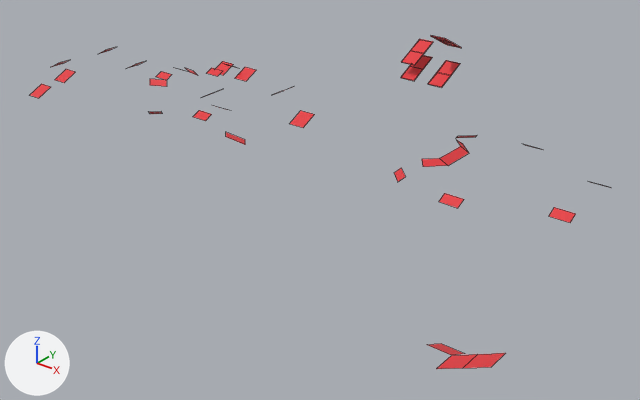
An edit to the FBX model Assets/Meshes/Environment/ModularKits/Encounter_001/Encounter_001_Stairs.fbx, drawn before and after from the same camera.
Camera for both pictures: a 50 mm camera at (49.1, -224.4, 61.9) aimed at (-59.7, -88.5, -22.4). Arrows for +X, +Y and +Z are at lower left; the lights stay in place. Mesh edges are drawn as thin lines. Where no turn or scale is listed for an object, it has been applied to the vertices. Vertices at the same position are counted once.

Before the edit, the objects in view are built like this:
```python
me_encounter_001_stairs = bpy.data.meshes.new('Encounter_001_Stairs')
me_encounter_001_stairs.from_pydata(...)  # 186 vertices, 80 faces; spans x -88.0..74.0, y -96.0..4.0, z -10.0..8.0
me_encounter_001_stairs.materials.append(mat_stairs_001)  # red #e7363c
ob_encounter_001_stairs = bpy.data.objects.new('Encounter_001_Stairs', me_encounter_001_stairs)
ob_encounter_001_stairs.location = (-66.0, -42.0, -3.0)
```
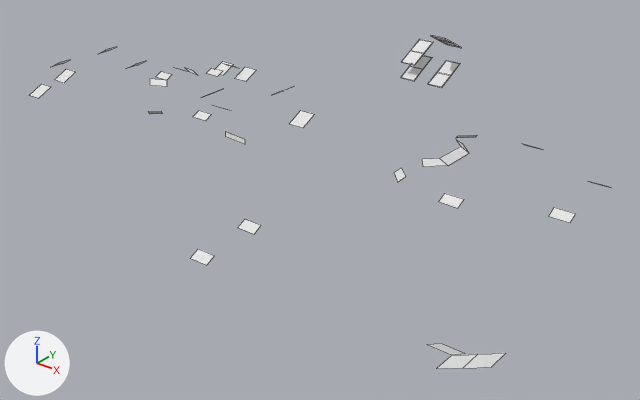
Where the change shows, as pixel boxes [x1, y1, x2, y2] in the pictures (640 x 400 px):
```json
{"part": 1, "of": "me_encounter_001_stairs", "change": "added", "after": [238, 219, 261, 234]}
{"part": 2, "of": "me_encounter_001_stairs", "change": "added", "after": [191, 249, 214, 265]}
{"part": 3, "of": "me_encounter_001_stairs", "change": "recoloured", "before": [30, 35, 575, 369], "after": [30, 35, 575, 369], "on screen": "red to white"}
```

The change, as JSON lines over the scene's bpy script:
```json
{"block": "me_encounter_001_stairs", "where": "# used by ob_encounter_001_stairs; location = (-66.0, -42.0, -3.0)"}
{"op": "remove", "block": "me_encounter_001_stairs", "code": "me_encounter_001_stairs.from_pydata(...)  # 186 vertices, 80 faces; spans x -88.0..74.0, y -96.0..4.0, z -10.0..8.0"}
{"op": "add", "block": "me_encounter_001_stairs", "code": "me_encounter_001_stairs.from_pydata(...)  # 194 vertices, 82 faces; spans x -88.0..74.0, y -96.0..4.0, z -11.0..8.0"}
{"block": "me_encounter_001_stairs", "change": "me_encounter_001_stairs part 1: the loose piece of 4 vertices spanning x 42.0..46.0, y -57.0..-55.0, z -5.0..-4.0 is copied, and the copy is moved by (-28.0, -23.0, -5.0); it spans x 14.0..18.0, y -80.0..-78.0, z -10.0..-9.0"}
{"block": "me_encounter_001_stairs", "change": "me_encounter_001_stairs part 2: the loose piece of 4 vertices spanning x 42.0..46.0, y -57.0..-55.0, z -5.0..-4.0 is copied, and the copy is moved by (-28.0, -35.0, -6.0); it spans x 14.0..18.0, y -92.0..-90.0, z -11.0..-10.0"}
{"block": "me_encounter_001_stairs", "change": "me_encounter_001_stairs part 3: 80 faces spanning x -88.0..74.0, y -96.0..4.0, z -10.0..8.0 switch from mat_stairs_001 (red #e7363c) to no material"}
```
